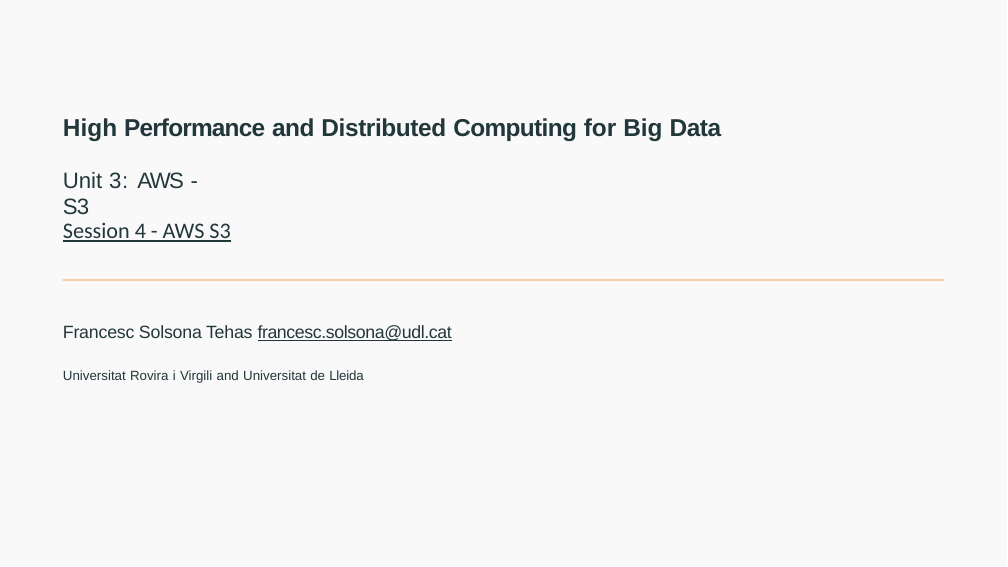
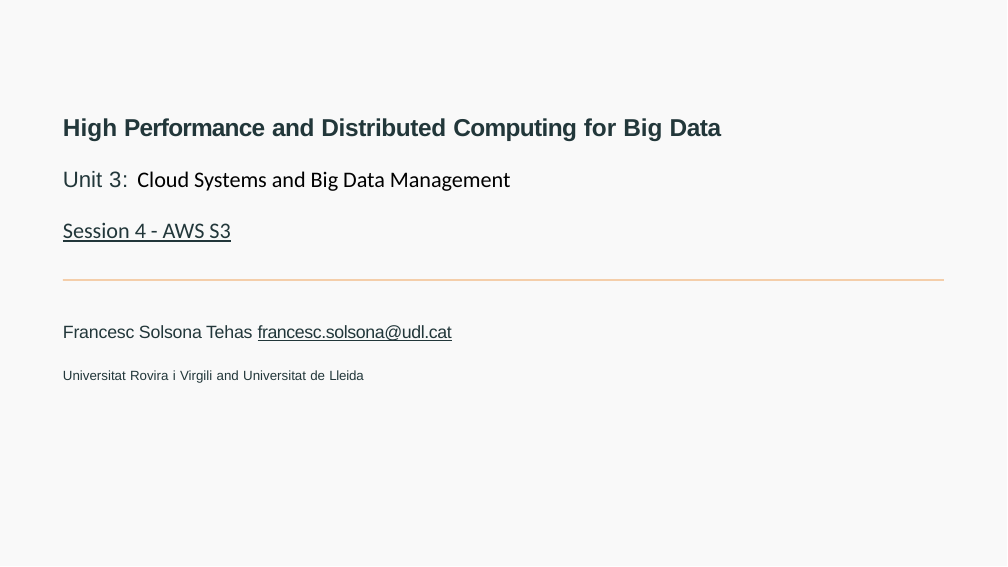
Before and after one commit to joanpaucm/HPDCB, a slide deck: slide 1 of src/slides/Session 4 - AWS S3-2026.pptx. Drawn at 1008x567 pixels with LibreOffice and Linux fonts; fonts in the diff are those of the drawing. Boxes give left, top, right and bottom in pixels: in the first picture for what was removed or moved away, otherwise in the second. Text is boxed around its words. In the diff, an @@ line names an element or a change of style, - is before the commit and + after.

```diff
--- a/src/slides/Session 4 - AWS S3-2026.pptx
+++ b/src/slides/Session 4 - AWS S3-2026.pptx
@@ text at bbox=[63, 171, 511, 191]: text changed; font Arial to Calibri; text colour #22373A to #000000 @@
-Unit 3: AWS - S3
+Unit 3: Cloud Systems and Big Data Management
```
Also in this commit, not shown: 8 other files.
